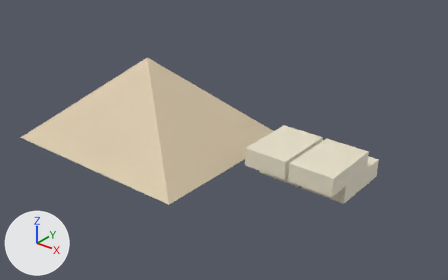
The glTF model galeria/modelos/monte_areia_sacos.glb, before and after one commit.
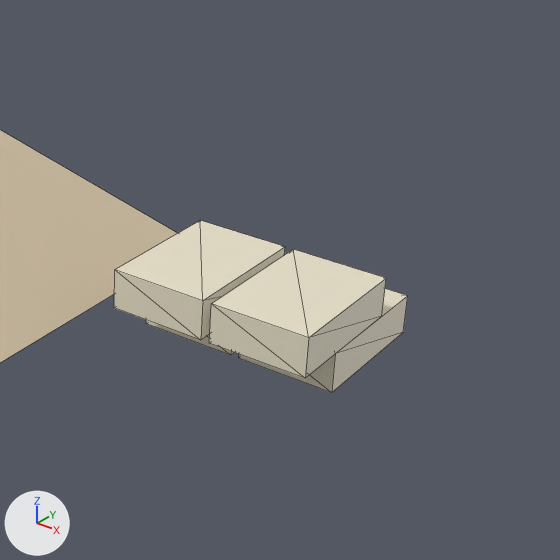
Each version appears first whole from a 50 mm lens placed at (3.82, -4.27, 2.91), pointed at (0.4, 0.01, 0.26), and next in a close-up on the part from 43% to 100% of the width and 9% to 100% of the height. Every picture has the same lights, and +X, +Y and +Z are marked at lower left. The first two pictures are the older version. The close-ups show mesh edges as thin lines. Where no turn or scale is listed for an object, it has been applied to the vertices. Vertices at exactly the same position are counted once.

Script lines for the objects in view, before the commit:
```python
me_mesh_0 = bpy.data.meshes.new('Mesh_0')
me_mesh_0.from_pydata(...)  # 37 vertices, 44 faces; spans x -12.6..-9.2, y 6.3..8.1, z 0.0..0.9
me_mesh_0.materials.append(mat_material_0)
ob_malha_0 = bpy.data.objects.new('Malha_0', me_mesh_0)
ob_malha_0.location = (10.9, -7.2, 0.0)
```
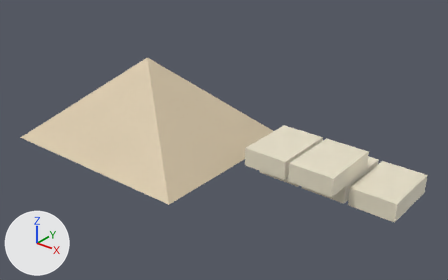
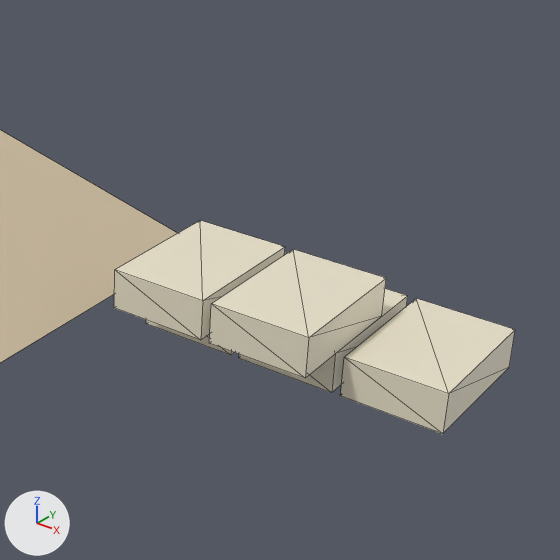
The newer file is also turned or shifted as a whole; pictures and numbers use the older file's frame.

Edits to the bpy script that builds the scene:
```text
Change me_mesh_0:
    used by ob_malha_0; location = (10.9, -7.2, 0.0)
    remove me_mesh_0.from_pydata(...)  # 37 vertices, 44 faces; spans x -12.6..-9.2, y 6.3..8.1, z 0.0..0.9
    add me_mesh_0.from_pydata(...)  # 45 vertices, 54 faces; spans x -12.6..-8.72, y 6.3..8.1, z 0.0..0.9
    me_mesh_0 part 1: the loose piece of 8 vertices spanning x -9.64..-9.2, y 7.28..7.92, z 0.0..0.18 is copied, and the copy is moved by (0.48, 0.0, 0.0); it spans x -9.16..-8.72, y 7.28..7.92, z 0.0..0.18
```

Changed parts and their boxes (x1, y1, x2, y2) in the close-ups (560 x 560 px):
'Malha_0', reshaped: before (0, 130, 408, 393); after (0, 130, 515, 434)
part 1 of me_mesh_0, added: after (340, 298, 515, 434)
